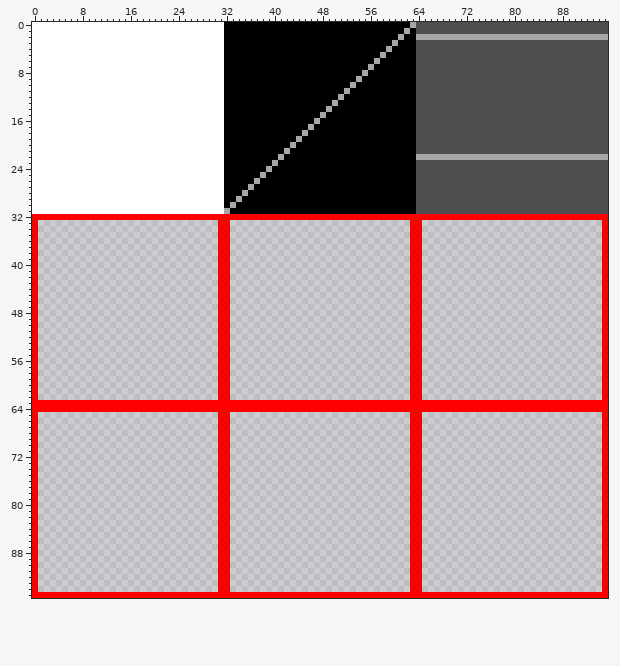
Two versions of one sprite sheet, res/gfx/atlas.png. This is how it looked before the edit.
The file is 96x96 pixels.
Now the later version:
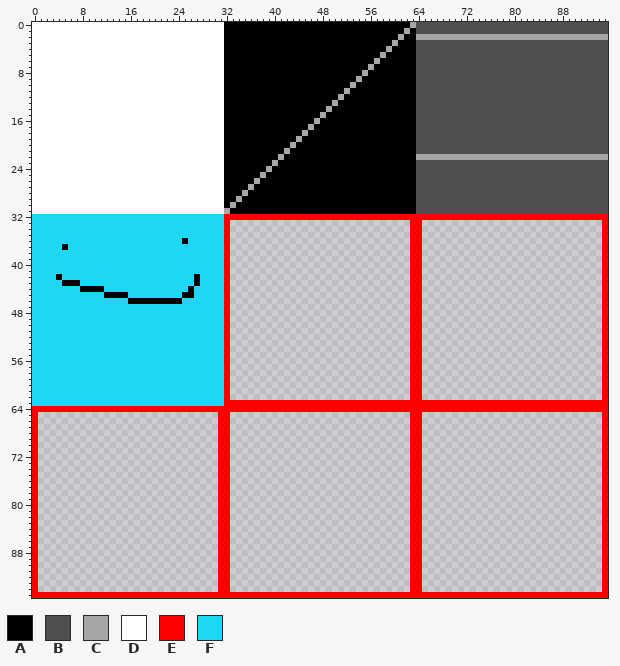
Palette (. is transparent): A #000000  B #4e4e4e  C #a6a6a6  D #ffffff  E #ff0000  F #1fd7f5
From old to new:
{"y":32,"x":0,"old":"EEEEEEEEEEEEEEEEEEEEEEEEEEEEEEEE","new":"FFFFFFFFFFFFFFFFFFFFFFFFFFFFFFFF"}
{"y":33,"x":0,"old":"E..............................E","new":"FFFFFFFFFFFFFFFFFFFFFFFFFFFFFFFF"}
{"y":34,"x":0,"old":"E..............................E","new":"FFFFFFFFFFFFFFFFFFFFFFFFFFFFFFFF"}
{"y":35,"x":0,"old":"E..............................E","new":"FFFFFFFFFFFFFFFFFFFFFFFFFFFFFFFF"}
{"y":36,"x":0,"old":"E..............................E","new":"FFFFFFFFFFFFFFFFFFFFFFFFFAFFFFFF"}
{"y":37,"x":0,"old":"E..............................E","new":"FFFFFAFFFFFFFFFFFFFFFFFFFFFFFFFF"}
{"y":38,"x":0,"old":"E..............................E","new":"FFFFFFFFFFFFFFFFFFFFFFFFFFFFFFFF"}
{"y":39,"x":0,"old":"E..............................E","new":"FFFFFFFFFFFFFFFFFFFFFFFFFFFFFFFF"}
{"y":40,"x":0,"old":"E..............................E","new":"FFFFFFFFFFFFFFFFFFFFFFFFFFFFFFFF"}
{"y":41,"x":0,"old":"E..............................E","new":"FFFFFFFFFFFFFFFFFFFFFFFFFFFFFFFF"}
{"y":42,"x":0,"old":"E..............................E","new":"FFFFAFFFFFFFFFFFFFFFFFFFFFFAFFFF"}
{"y":43,"x":0,"old":"E..............................E","new":"FFFFFAAAFFFFFFFFFFFFFFFFFFFAFFFF"}
{"y":44,"x":0,"old":"E..............................E","new":"FFFFFFFFAAAAFFFFFFFFFFFFFFAFFFFF"}
{"y":45,"x":0,"old":"E..............................E","new":"FFFFFFFFFFFFAAAAFFFFFFFFFAAFFFFF"}
{"y":46,"x":0,"old":"E..............................E","new":"FFFFFFFFFFFFFFFFAAAAAAAAAFFFFFFF"}
{"y":47,"x":0,"old":"E..............................E","new":"FFFFFFFFFFFFFFFFFFFFFFFFFFFFFFFF"}
{"y":48,"x":0,"old":"E..............................E","new":"FFFFFFFFFFFFFFFFFFFFFFFFFFFFFFFF"}
{"y":49,"x":0,"old":"E..............................E","new":"FFFFFFFFFFFFFFFFFFFFFFFFFFFFFFFF"}
{"y":50,"x":0,"old":"E..............................E","new":"FFFFFFFFFFFFFFFFFFFFFFFFFFFFFFFF"}
{"y":51,"x":0,"old":"E..............................E","new":"FFFFFFFFFFFFFFFFFFFFFFFFFFFFFFFF"}
{"y":52,"x":0,"old":"E..............................E","new":"FFFFFFFFFFFFFFFFFFFFFFFFFFFFFFFF"}
{"y":53,"x":0,"old":"E..............................E","new":"FFFFFFFFFFFFFFFFFFFFFFFFFFFFFFFF"}
{"y":54,"x":0,"old":"E..............................E","new":"FFFFFFFFFFFFFFFFFFFFFFFFFFFFFFFF"}
{"y":55,"x":0,"old":"E..............................E","new":"FFFFFFFFFFFFFFFFFFFFFFFFFFFFFFFF"}
{"y":56,"x":0,"old":"E..............................E","new":"FFFFFFFFFFFFFFFFFFFFFFFFFFFFFFFF"}
{"y":57,"x":0,"old":"E..............................E","new":"FFFFFFFFFFFFFFFFFFFFFFFFFFFFFFFF"}
{"y":58,"x":0,"old":"E..............................E","new":"FFFFFFFFFFFFFFFFFFFFFFFFFFFFFFFF"}
{"y":59,"x":0,"old":"E..............................E","new":"FFFFFFFFFFFFFFFFFFFFFFFFFFFFFFFF"}
{"y":60,"x":0,"old":"E..............................E","new":"FFFFFFFFFFFFFFFFFFFFFFFFFFFFFFFF"}
{"y":61,"x":0,"old":"E..............................E","new":"FFFFFFFFFFFFFFFFFFFFFFFFFFFFFFFF"}
{"y":62,"x":0,"old":"E..............................E","new":"FFFFFFFFFFFFFFFFFFFFFFFFFFFFFFFF"}
{"y":63,"x":0,"old":"EEEEEEEEEEEEEEEEEEEEEEEEEEEEEEEE","new":"FFFFFFFFFFFFFFFFFFFFFFFFFFFFFFFF"}
{"label":"changed","picture_box":[32,214,224,406]}
